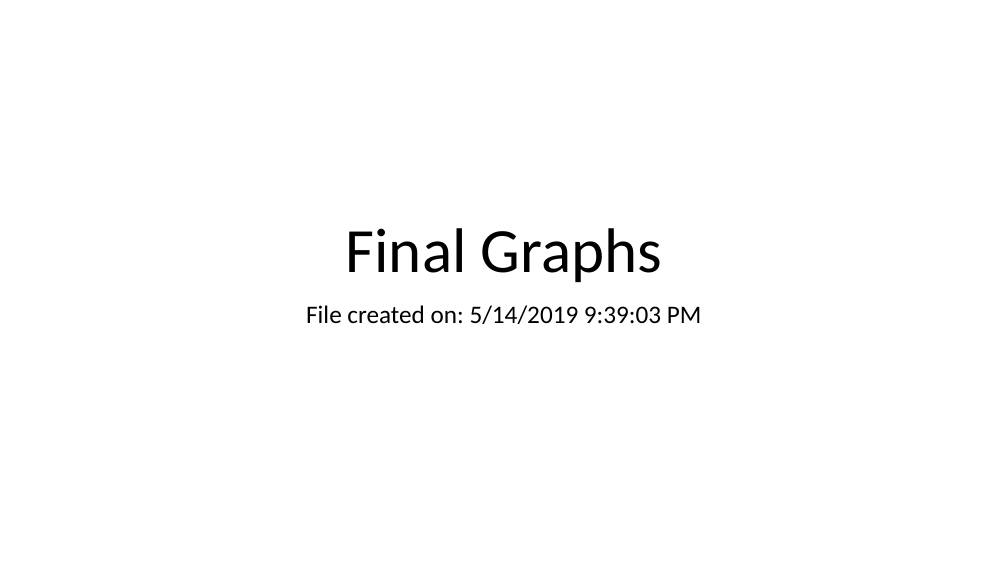
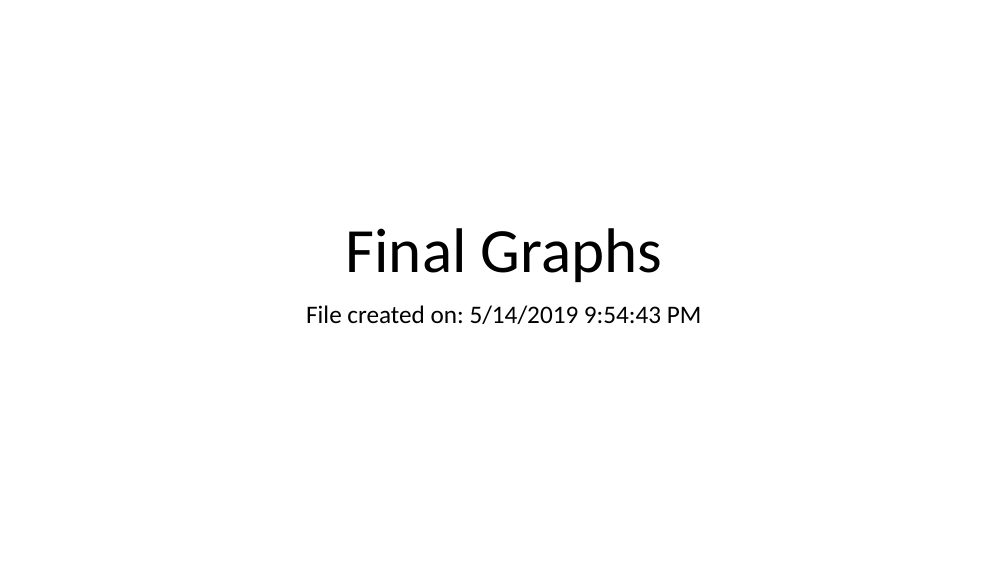
Before and after one commit to CamillaBahr/Final-Project, a slide deck: slide 1 of Cammi's work/final graphs.pptx. Drawn at 1008x567 pixels with LibreOffice and Linux fonts; fonts in the diff are those of the drawing. Boxes give left, top, right and bottom in pixels: in the first picture for what was removed or moved away, otherwise in the second. Text is boxed around its words. In the diff, an @@ line names an element or a change of style, - is before the commit and + after.

```diff
--- a/Cammi's work/final graphs.pptx
+++ b/Cammi's work/final graphs.pptx
@@ subtitle at (x1=306, y1=305, x2=702, y2=324): text changed @@
-File created on: 5/14/2019 9:39:03 PM
+File created on: 5/14/2019 9:54:43 PM
```
Also in this commit, not shown: 1 other slide changed, 1 slide added, 1 slide removed, 1 other file.
